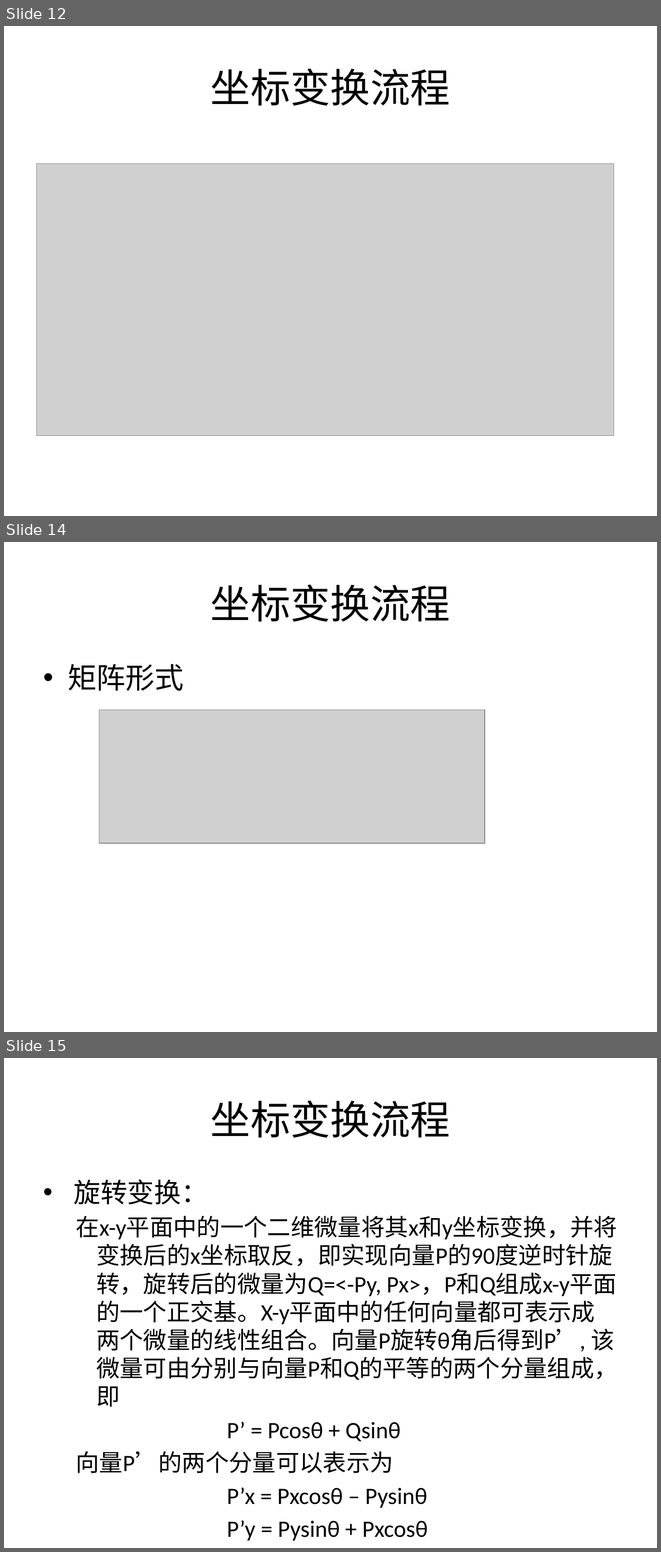
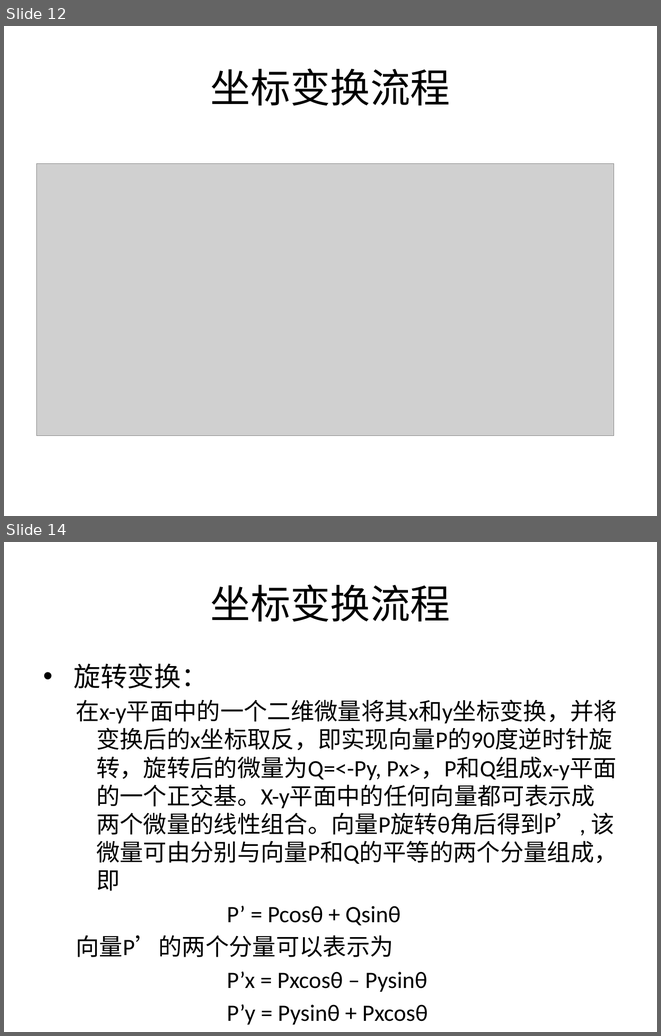
Before and after one commit to SeventhMage/MagicX, a slide deck: SoftEngine/doc/SoftwareRender.pptx. Shown one above the other, each under a label of ours: slides 12, 14 and 15 before the commit, slides 12 and 14 after it; the slides between them are not shown. The pictures are 661x1552 and 661x1036 pixels, drawn with LibreOffice and Linux fonts; fonts in the diff are those of the drawing; grey boxes stand for pictures. Boxes give left, top, right and bottom in pixels: in the first picture for what was removed or moved away, otherwise in the second. Text is boxed around its words. In the diff, an @@ line names an element or a change of style, - is before the commit and + after.

```diff
--- a/SoftEngine/doc/SoftwareRender.pptx
+++ b/SoftEngine/doc/SoftwareRender.pptx
@@ slide 14 removed at (x1=4, y1=542, x2=657, y2=1032), background #FFFFFF @@
@@ title removed at (x1=211, y1=584, x2=450, y2=622) @@
-坐标变换流程
@@ text removed at (x1=68, y1=664, x2=184, y2=691) @@
-• 矩阵形式
@@ picture removed at (x1=99, y1=710, x2=485, y2=843) @@
@@ what was slide 15 is now slide 14 @@
```
Also in this commit, not shown: 2 slides changed, 5 slides added.
